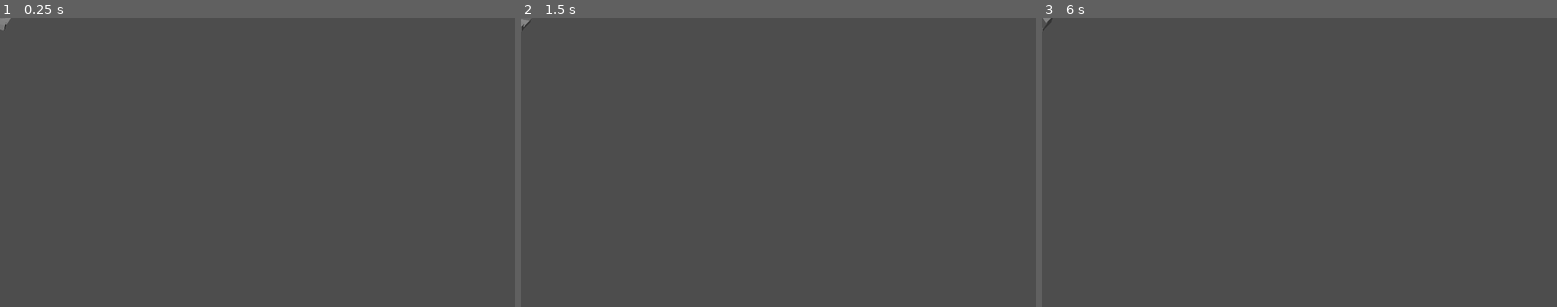
Above: before the commit, frames 1-3 (left to right).
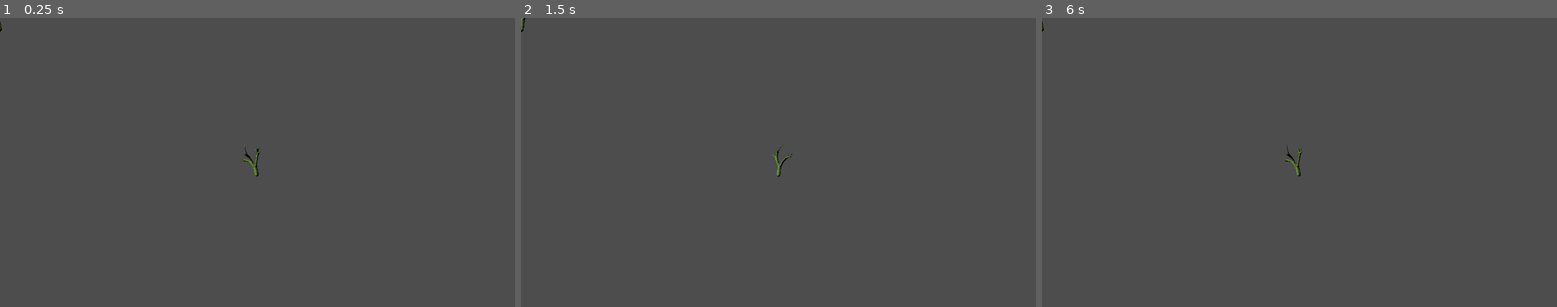
Above: after the commit, the same moments.

Repository: westonkelliher/GodotDemos
Game: Godot game, scene res://world.tscn
Same seed, same stepped clock (60 frames per second), same inputs: the game is played once before the commit and once after it.
Inputs:
- Up to frame 1 (0.25 s): no input
- Up to frame 2 (1.5 s): tap Enter at 0.5 s; hold Right (ui_right) 0.53-1.28 s; tap Space at 1.25 s
- Up to frame 3 (6 s): tap Enter at 2, 3.5 s; hold Right (ui_right) 2.03-3.53 s; tap Space at 2.75, 4.25 s; hold Right (ui_right) from 5.78 s (still down)

The runs differ from the first frame. In frame 1, 0.2% of the frame differs, in the area x 0-51%, y 0-56%; in frame 2, 0.1%; in frame 3, 0.1%.

Commit message:
tree model; render animation sequence; transparency

Diff:
--- /dev/null
+++ b/Renderer/tree.gd
@@ -0,0 +1,7 @@
+extends Node3D
+
+
+func set_animation(progress: float) -> void:
+	var full_length: float = $AnimationPlayer.current_animation_length
+	$AnimationPlayer.play("ArmatureAction")
+	$AnimationPlayer.seek(progress*full_length, true)
--- /dev/null
+++ b/Renderer/tree.tscn
@@ -0,0 +1,30 @@
+[gd_scene load_steps=4 format=3 uid="uid://d25hg1qkrmlby"]
+
+[ext_resource type="PackedScene" uid="uid://bn3ietp4pooh4" path="res://tree.glb" id="1_2qrqp"]
+[ext_resource type="Script" path="res://tree.gd" id="2_5tjs3"]
+
+[sub_resource type="StandardMaterial3D" id="StandardMaterial3D_ghsok"]
+diffuse_mode = 3
+albedo_color = Color(0.403922, 0.52549, 0.227451, 1)
+roughness = 0.3
+normal_scale = 3.45
+
+[node name="Tree" instance=ExtResource("1_2qrqp")]
+script = ExtResource("2_5tjs3")
+
+[node name="Skeleton3D" parent="Armature" index="0"]
+bones/0/rotation = Quaternion(0.0605988, 0.0396204, 0.111902, 0.991078)
+bones/1/rotation = Quaternion(-0.188135, -0.0579687, 0.276111, 0.940748)
+bones/2/rotation = Quaternion(0.107662, -0.0246895, 0.239165, 0.964676)
+bones/3/rotation = Quaternion(-0.138399, -0.0502671, -0.197606, 0.96916)
+bones/4/rotation = Quaternion(0.219642, 0.00570422, 0.0664303, 0.973299)
+bones/5/rotation = Quaternion(0.172729, -0.145814, -0.232672, 0.945921)
+bones/6/rotation = Quaternion(0.0382714, 0.376887, 0.0502732, 0.924102)
+bones/7/rotation = Quaternion(0.123771, 0.0957171, 0.154678, 0.975497)
+bones/8/rotation = Quaternion(0.0677503, 0.167446, 0.162695, 0.970001)
+
+[node name="Cube" parent="Armature/Skeleton3D" index="0"]
+surface_material_override/0 = SubResource("StandardMaterial3D_ghsok")
+
+[node name="AnimationPlayer" parent="." index="1"]
+speed_scale = 0.0
--- a/Renderer/world.gd
+++ b/Renderer/world.gd
@@ -38,12 +38,13 @@
 	var spritesheet_size := Vector2(sprite_size.x * SPRITESHEET_COLUMNS, sprite_size.y * spritesheet_rows)
 	print(spritesheet_size)
 	var spritesheet := Image.new()
-	spritesheet = spritesheet.create(spritesheet_size.x, spritesheet_size.y, false, Image.FORMAT_RGB8)
+	spritesheet = spritesheet.create(spritesheet_size.x, spritesheet_size.y, false, Image.FORMAT_RGBA8)
 
 	for i in range(IMAGE_COUNT):
 		# Rotate the mesh
-		var angle := 2*PI*i / 16.0
-		$Subject.rotation.y = angle
+		#var angle := 2*PI*i / 16.0
+		#$Subject.rotation.y = angle
+		$Subject/Tree.set_animation(i/16.0)
 
 		# Update the viewport
 		await get_tree().process_frame
@@ -51,9 +52,8 @@
 		# Capture the image from the viewport
 		var texture := viewport.get_texture()
 		var image := texture.get_image()
-		print(image.get_format())
-		var title := "img_"+str(int(angle*180/PI))
-		image.save_png("res://renders/"+title+".png")
+		#var title := "img_"+str(i)
+		#image.save_png("res://renders/"+title+".png")
 
 		# Calculate the position to place the image in the spritesheet
 		var row := i / SPRITESHEET_COLUMNS
@@ -72,3 +72,7 @@
 		print("Spritesheet saved successfully.")
 	else:
 		print("Error saving spritesheet: ", error)
+
+
+func populate_sprite_row(row: int, anim_progress: float) -> void:
+	pass
--- a/Renderer/world.tscn
+++ b/Renderer/world.tscn
@@ -1,7 +1,8 @@
-[gd_scene load_steps=6 format=3 uid="uid://dji1ll01shjqi"]
+[gd_scene load_steps=8 format=3 uid="uid://dji1ll01shjqi"]
 
 [ext_resource type="Script" path="res://ImageSprite.gd" id="1_jd1wq"]
 [ext_resource type="Script" path="res://world.gd" id="1_m0jlx"]
+[ext_resource type="PackedScene" uid="uid://d25hg1qkrmlby" path="res://tree.tscn" id="3_b6tew"]
 
 [sub_resource type="ViewportTexture" id="ViewportTexture_xi0ca"]
 viewport_path = NodePath("subviewport")
@@ -12,18 +13,27 @@
 left_to_right = 0.3
 size = Vector3(0.6, 0.7, 0.8)
 
+[sub_resource type="ViewportTexture" id="ViewportTexture_n0l8h"]
+viewport_path = NodePath("subviewport")
+
 [node name="World" type="Node3D"]
 script = ExtResource("1_m0jlx")
 
+[node name="Camera3D" type="Camera3D" parent="."]
+transform = Transform3D(1, 0, 0, 0, 1, 0, 0, 0, 1, 22.7733, -0.0360246, -6.61785)
+
 [node name="subviewport" type="SubViewport" parent="."]
-size = Vector2i(64, 64)
+transparent_bg = true
+size = Vector2i(128, 128)
 
-[node name="Camera3D" type="Camera3D" parent="subviewport"]
-transform = Transform3D(1, 0, 0, 0, 0.469472, 0.882948, 0, -0.882948, 0.469472, 0, 4, 2)
-fov = 25.0
+[node name="Node3D" type="Node3D" parent="subviewport"]
+
+[node name="Camera3D" type="Camera3D" parent="subviewport/Node3D"]
+transform = Transform3D(1, 0, 0, 0, 0.987628, -0.156814, 0, 0.156814, 0.987628, 0, 0, 4)
+fov = 35.0
 
 [node name="DirectionalLight3D" type="DirectionalLight3D" parent="."]
-transform = Transform3D(0.81977, -0.42782, -0.38072, 0.545463, 0.38072, 0.746674, -0.174494, -0.819769, 0.545463, -4, 5, 2)
+transform = Transform3D(0.75491, 0.163859, -0.635029, 0.545463, 0.380721, 0.746674, 0.364118, -0.910056, 0.198031, -4, 5, 2)
 
 [node name="ImageSprite" type="Sprite2D" parent="."]
 texture = SubResource("ViewportTexture_xi0ca")
@@ -33,9 +43,17 @@
 
 [node name="MeshInstance3D" type="MeshInstance3D" parent="Subject"]
 transform = Transform3D(0.934658, 0, -0.355547, 0, 1, 0, 0.355547, 0, 0.934658, 0, 0, 0)
+visible = false
 mesh = SubResource("BoxMesh_xhb38")
 skeleton = NodePath("../..")
 
 [node name="MeshInstance3D" type="MeshInstance3D" parent="Subject/MeshInstance3D"]
 transform = Transform3D(0.733543, 0.672042, 0.101361, -0.672042, 0.694985, 0.255647, 0.101361, -0.255647, 0.961441, 0.514872, 0.535701, -0.195859)
 mesh = SubResource("PrismMesh_6g1lp")
+
+[node name="Tree" parent="Subject" instance=ExtResource("3_b6tew")]
+transform = Transform3D(0.45, 0, 0, 0, 0.45, 0, 0, 0, 0.45, 0, 0, 0)
+
+[node name="Sprite3D" type="Sprite3D" parent="."]
+transform = Transform3D(1, 0, 0, 0, 1, 0, 0, 0, 1, 22.767, -0.111835, -11.7695)
+texture = SubResource("ViewportTexture_n0l8h")
Binary file removed: Renderer/renders/img_0.png
Not shown, removed: Renderer/renders/img_0.png.import
Binary file removed: Renderer/renders/img_112.png
Not shown, removed: Renderer/renders/img_112.png.import
Binary file removed: Renderer/renders/img_135.png
Not shown, removed: Renderer/renders/img_135.png.import
Binary file removed: Renderer/renders/img_157.png
Not shown, removed: Renderer/renders/img_157.png.import
Binary file removed: Renderer/renders/img_180.png
Not shown, removed: Renderer/renders/img_180.png.import
Binary file removed: Renderer/renders/img_202.png
Not shown, removed: Renderer/renders/img_202.png.import
(and 23 more such lines)
